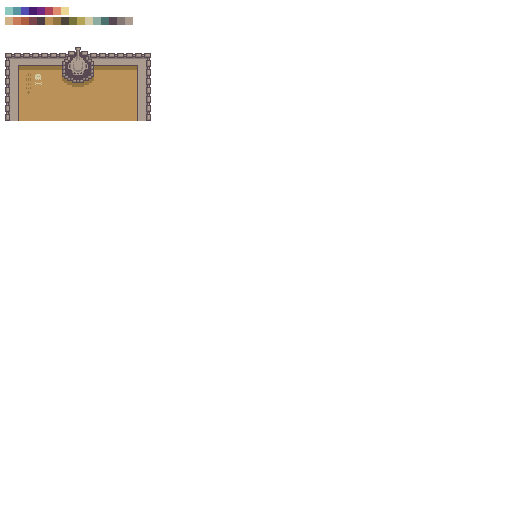
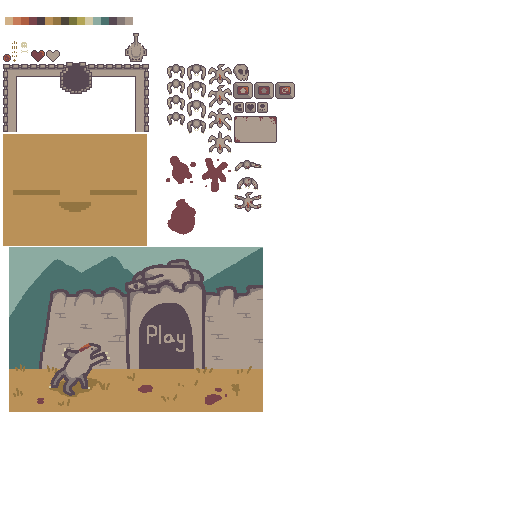
Two versions of the same layered image (512×512). Layer-by-layer changes:
added group "Layer 14" with 38 layers above "Layer 8(pasted)" over [3, 7, 295, 412]
moved "Layer 3" into group "Layer 14", painted on it over [3, 7, 295, 412]
added group "Layer 27" with 4 layers in group "Layer 14" over [116, 33, 295, 256]
added layer "Layer 26(pasted)" in group "Layer 27" over [180, 64, 295, 256]
added layer "Copy of Layer 24(pasted)" in group "Layer 27" over [116, 33, 295, 213]
added layer "Layer 24(pasted)" in group "Layer 27" over [180, 64, 295, 254]
added group "Layer 23" with 4 layers in group "Layer 14" over [78, 33, 295, 250]
added layer "Layer 22(pasted)" in group "Layer 23" over [182, 64, 295, 250]
added layer "Layer 21(pasted)" in group "Layer 23" over [182, 64, 295, 250]
added layer "Copy of Layer 9" in group "Layer 23" over [78, 51, 270, 179]
added group "Layer 19" with 4 layers in group "Layer 14" over [121, 33, 256, 256]
added layer "Layer 18(pasted)" in group "Layer 19" over [128, 33, 256, 225]
added layer "Layer 17(pasted)" in group "Layer 19" over [128, 64, 256, 256]
added layer "Layer 16(pasted)" in group "Layer 19" over [128, 33, 256, 192]
added layer "Copy of Layer 9 Merged" in group "Layer 14" over [128, 63, 295, 383]
moved "Layer 6 Merged" into group "Layer 14", painted on it over [3, 7, 295, 412]
added layer "Layer 41" in group "Layer 14" over [154, 103, 277, 295]
added layer "Layer 36" in group "Layer 14" over [3, 7, 295, 412]
added layer "Layer 37" in group "Layer 14" over [3, 192, 263, 412]
added layer "Layer 32" in group "Layer 14" over [3, 7, 295, 412]
added layer "Layer 28" in group "Layer 14" over [43, 33, 295, 150]
moved "Layer 12" (2nd of 2, in "Layer 14") into group "Layer 14", painted on it over [3, 33, 192, 160]
added layer "Layer 8(pasted)" above "Layer 11" over [3, 7, 192, 128]
painted on "Layer 11" (2nd of 2) over [3, 7, 295, 412]
…and 17 more changes (16 added, 1 visibility)
